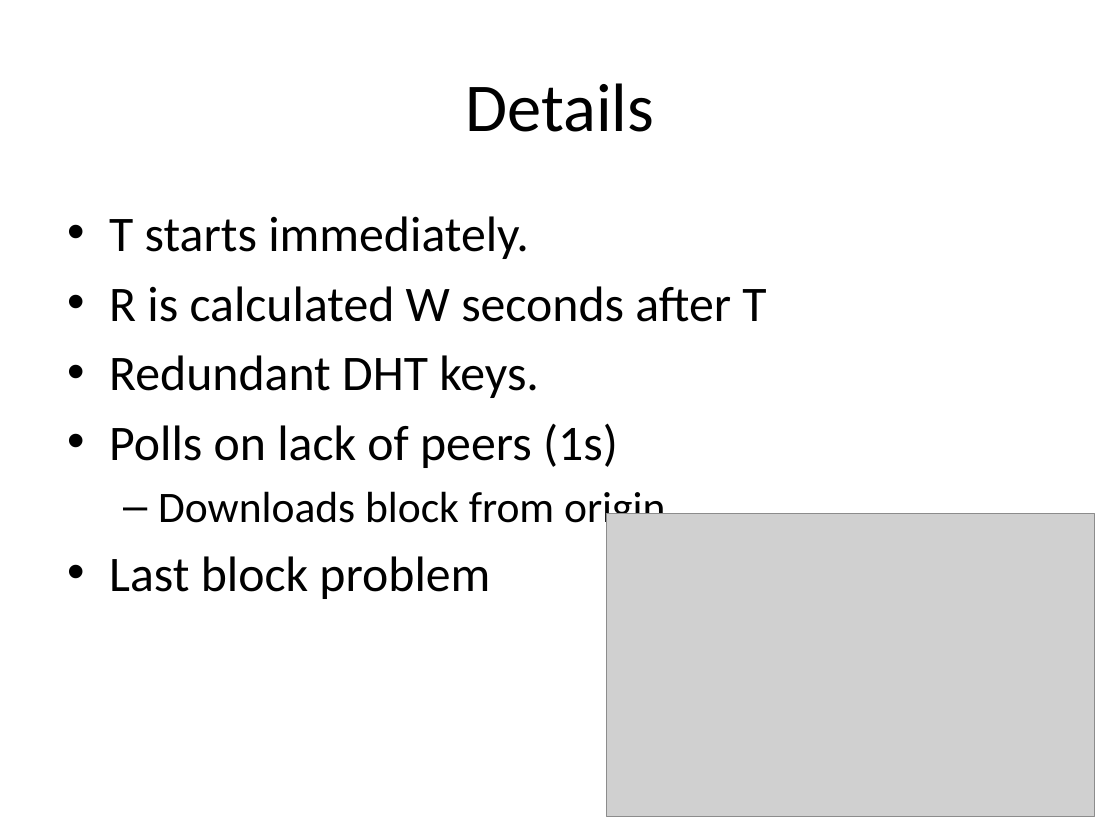
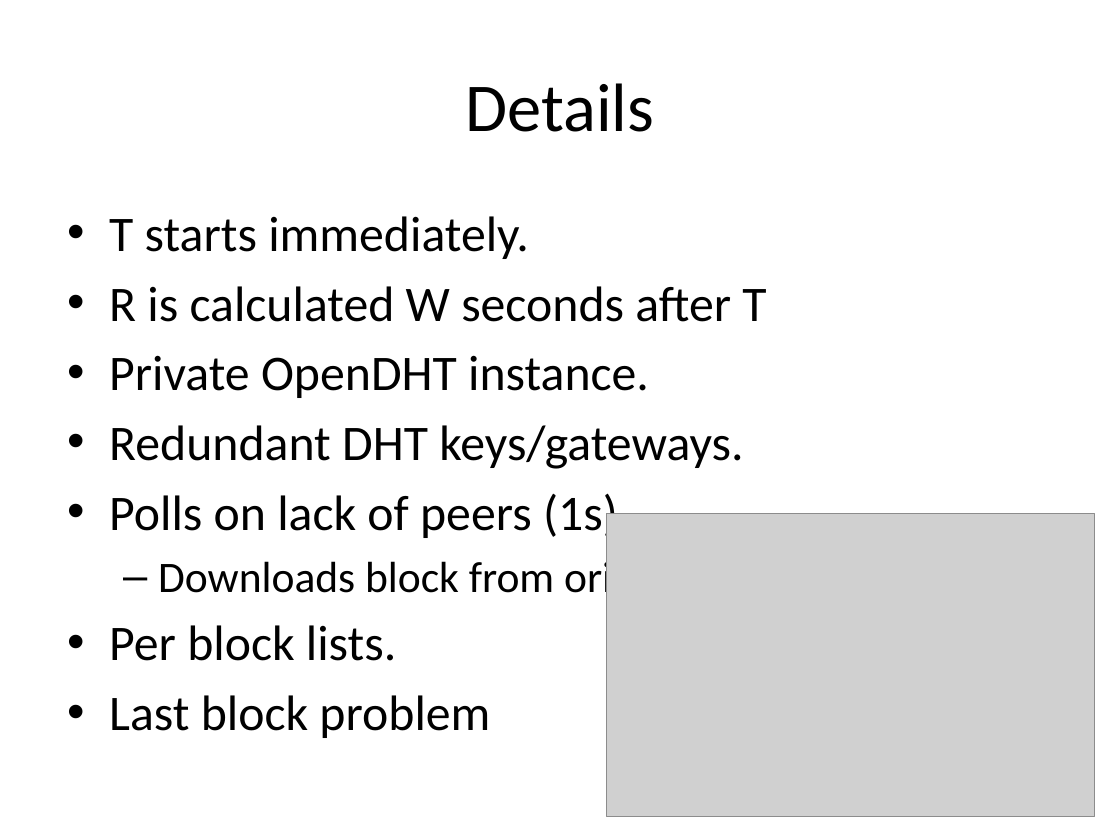
Before and after one commit to rdp/p2pwebclient, a slide deck: slide 18 of thesis_presentation/How to Make the Internet Faster.pptx (slide 17 before the commit). Drawn at 1120x840 pixels with LibreOffice and Linux fonts; fonts in the diff are those of the drawing; grey boxes stand for pictures. Boxes give left, top, right and bottom in pixels: in the first picture for what was removed or moved away, otherwise in the second. Text is boxed around its words. In the diff, an @@ line names an element or a change of style, - is before the commit and + after.

```diff
--- a/thesis_presentation/How to Make the Internet Faster.pptx
+++ b/thesis_presentation/How to Make the Internet Faster.pptx
@@ text at box(109, 355, 743, 469): text changed @@
-• Redundant DHT keys.
+• Private OpenDHT instance.
+• Redundant DHT keys/gateways.
@@ text at box(109, 625, 396, 661): paragraph added @@
+• Per block lists.
```
Also in this commit, not shown: 17 other slides changed, 9 slides added, 1 slide removed, 2 other files.
